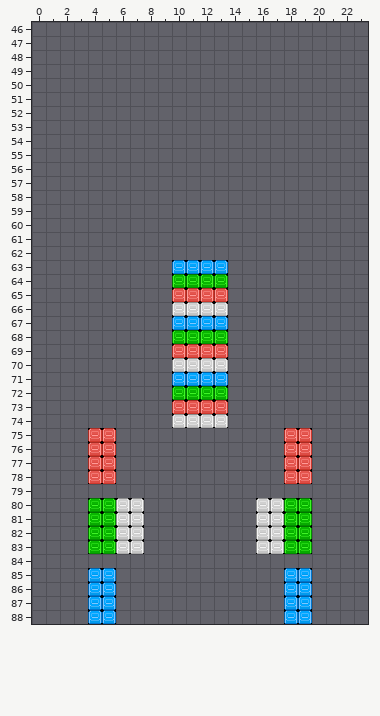
An edit to a level. Tiled map, sss/Resources.src/stage.tmx. This is how it looked before the edit.
Cells are 16x16 px. Shown: x 0..23, y 46..88.
The result:
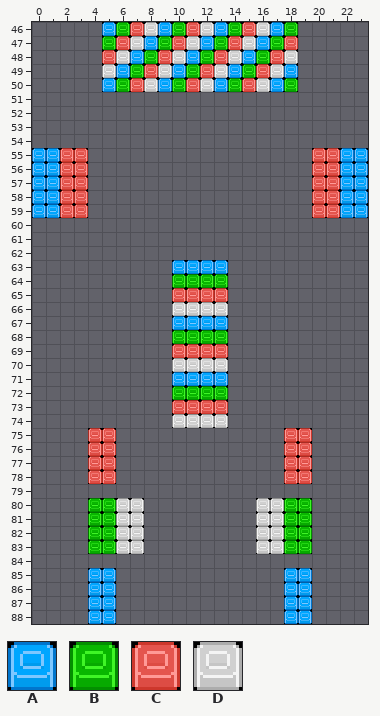
Key: from "main": A 33 "1", B 34 "1", C 35 "1", D 36 "1".
_ is an empty cell.
The exact change:
Changed rows in their new state; . is an unchanged cell.
Layer "タイル・レイヤー1":
first column x 5:
46 ABCDABCDABCDAB
47 BCDABCDABCDABC
48 CDABCDABCDABCD
49 DABCDABCDABCDA
50 ABCDABCDABCDAB
first column x 0:
55 AACC................CCAA
56 AACC................CCAA
57 AACC................CCAA
58 AACC................CCAA
59 AACC................CCAA
